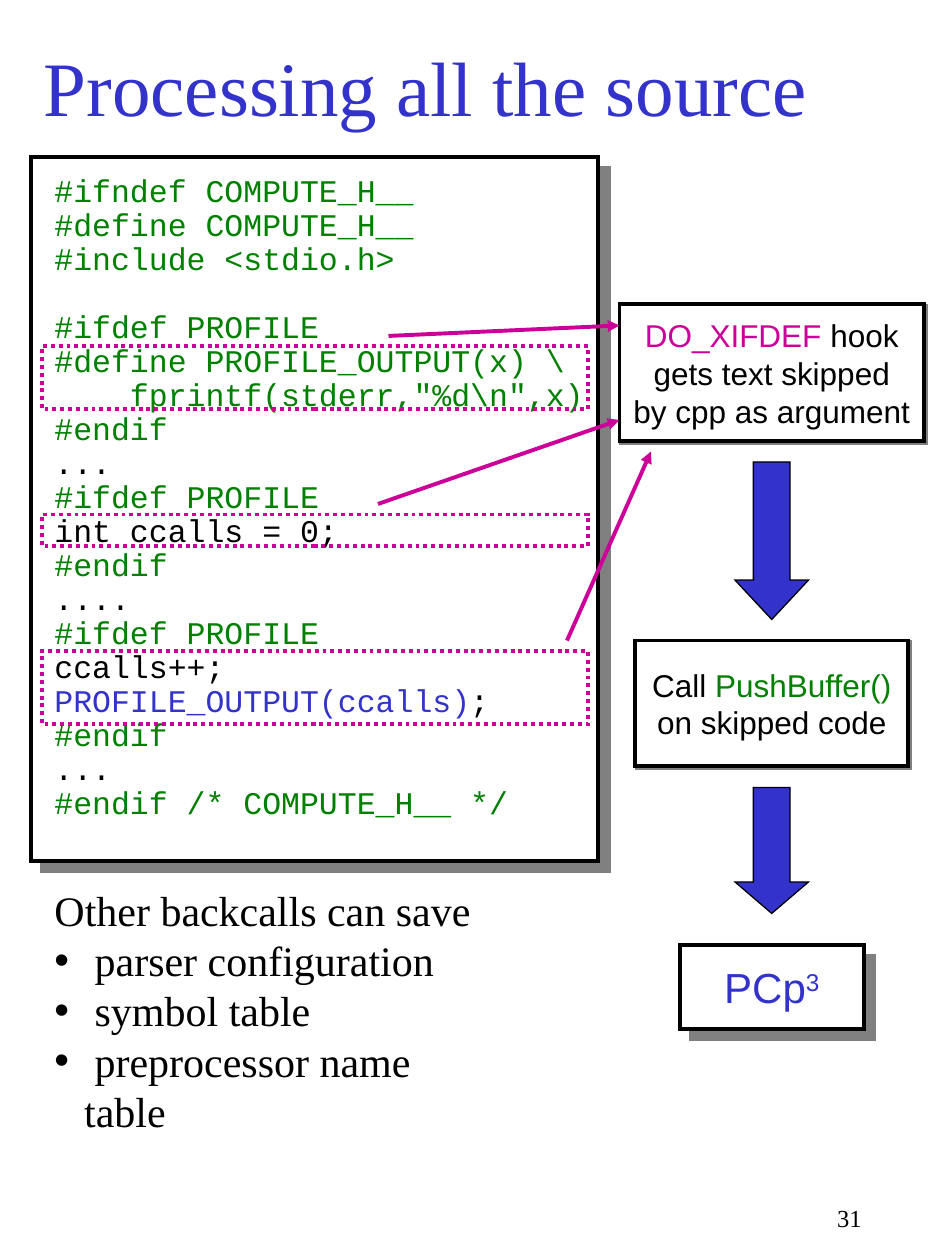
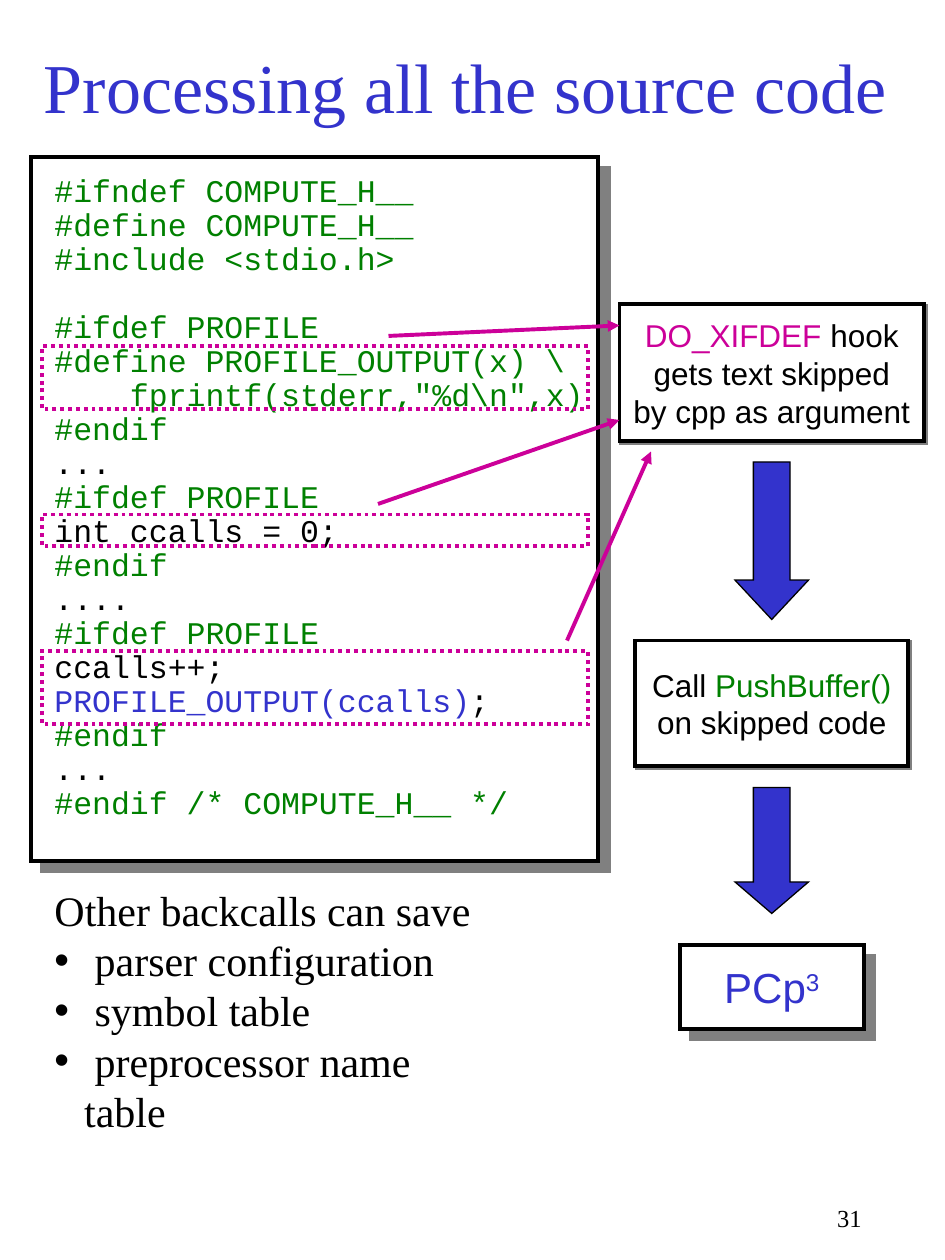
Before and after one commit to gjbadros/empirical_macros, a slide deck: slide 31 of cpp/paper/pcp3.ppt. Drawn at 945x1260 pixels with LibreOffice and Linux fonts; fonts in the diff are those of the drawing. Boxes give left, top, right and bottom in pixels: in the first picture for what was removed or moved away, otherwise in the second. Text is boxed around its words. In the diff, an @@ line names an element or a change of style, - is before the commit and + after.

```diff
--- a/cpp/paper/pcp3.ppt
+++ b/cpp/paper/pcp3.ppt
@@ title at box(44, 64, 886, 126): text changed; size 44 to 40 pt @@
-Processing all the source
+Processing all the source code
```
Also in this commit, not shown: 9 other slides changed.
